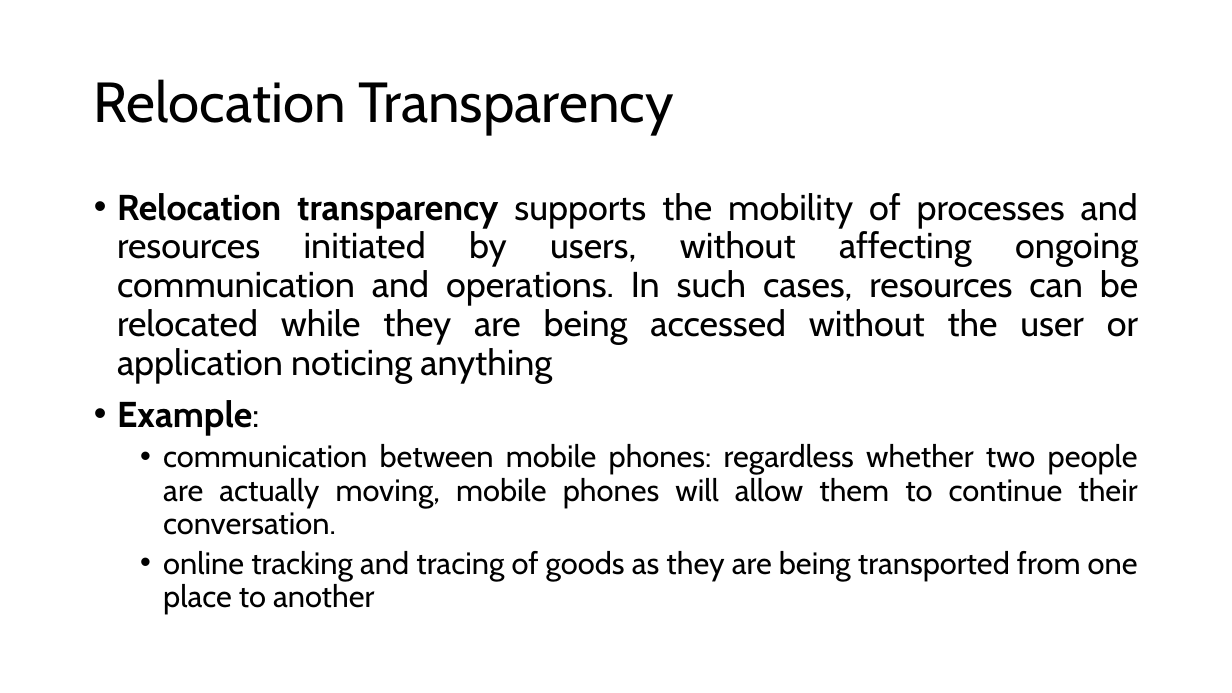
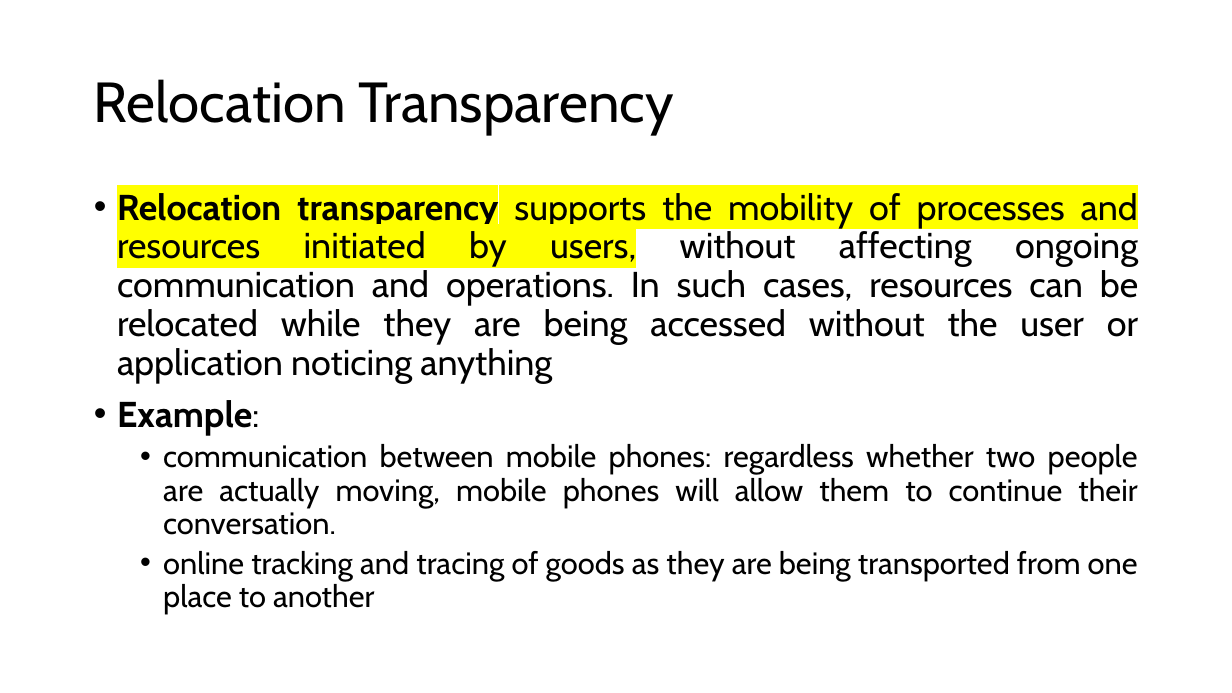
Before and after one commit to Rakibul1411/6th-Semester, a slide deck: slide 14 of CSE-601/Academia Slides-Books/Lecure 02.pptx. Drawn at 1232x693 pixels with LibreOffice and Linux fonts; fonts in the diff are those of the drawing. Boxes give left, top, right and bottom in pixels: in the first picture for what was removed or moved away, otherwise in the second. Text is boxed around its words. In the diff, an @@ line names an element or a change of style, - is before the commit and + after.

```diff
--- a/CSE-601/Academia Slides-Books/Lecure 02.pptx
+++ b/CSE-601/Academia Slides-Books/Lecure 02.pptx
@@ text at [117, 193, 1138, 384]: highlight none to #FFFF00 in "Relocation transparency supports the mobility of processes ..." @@
```
Also in this commit, not shown: 7 other slides changed, 12 other files.
